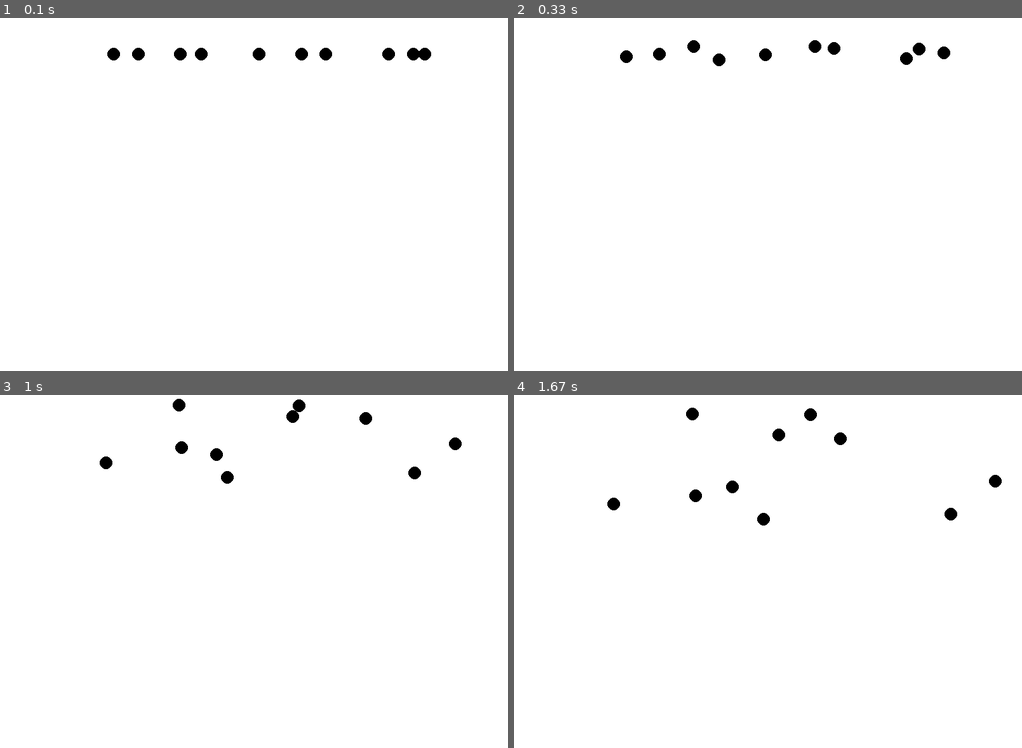
Above: before the commit, frames 1-4 (two rows, left to right).
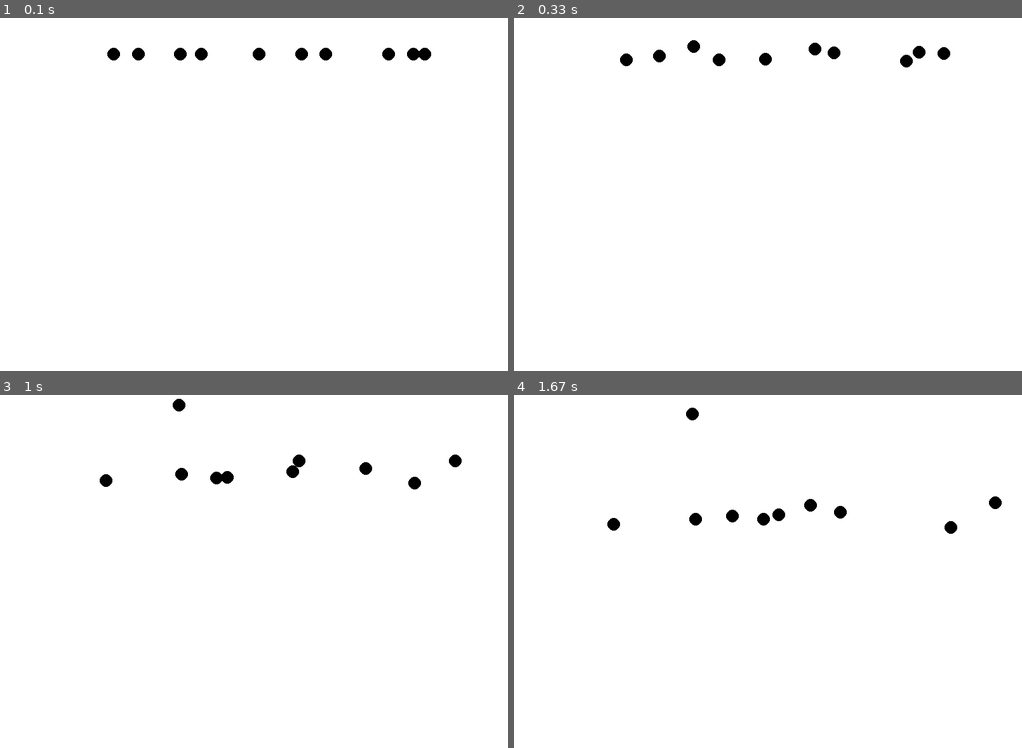
Above: after the commit, the same moments.

Repository: GendalfBlack/GB-PygameGameEngine
Game: pygame game, started from main.py
Two runs of this game, one before a commit and one after it. Both use one fixed random seed, a clock stepped at 60 frames per second and the inputs below.
Inputs:
- Up to frame 1 (0.1 s): no input
- Up to frame 2 (0.33 s): no input
- Up to frame 3 (1 s): no input
- Up to frame 4 (1.67 s): no input

Frame 1 is identical in both runs. In frame 2, 0.3% of the frame differs, in the area x 20-86%, y 6-15%; in frame 3, 1.1%; in frame 4, 1.1%, in the area x 18-96%, y 3-40%.

Commit message:
Gravity implied to the bottom of the screen. Gravity constant ~98px/s. Mass added. Default mass is 1.

Diff:
--- a/Components.py
+++ b/Components.py
@@ -85,6 +85,7 @@
 
     def __init__(self):
         self._velocity = Vector2()
+        self.mass = 1
         self.gravity = False
         super().__init__("Physics2d")
 
@@ -92,7 +93,7 @@
         # print("Physics2d update")
         if self.gravity:
             if self._velocity.y < 98:
-                self.applyForce(Vector2(0, 98) * deltaTime)
+                self.applyForce(Vector2(0, 98) * deltaTime * self.mass)
         self._Owner.transform.position += self._velocity * deltaTime
 
     def applyForce(self, force):
--- a/main.py
+++ b/main.py
@@ -11,6 +11,7 @@
     obj.transform.position = (rnd.randint(100,700), 100)
 
     obj.getComponent("Physics2d").applyForce((rnd.randint(-100,100),rnd.randint(-100,100)))
+    obj.getComponent("Physics2d").mass = rnd.randint(1,10)
     obj.getComponent("Physics2d").gravity = True
 
 game.run()
